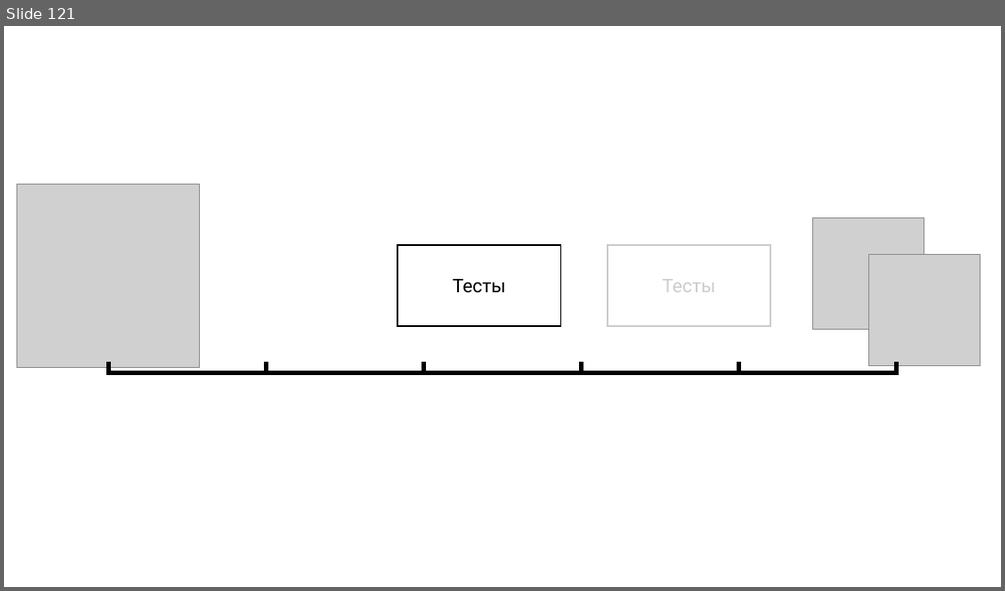
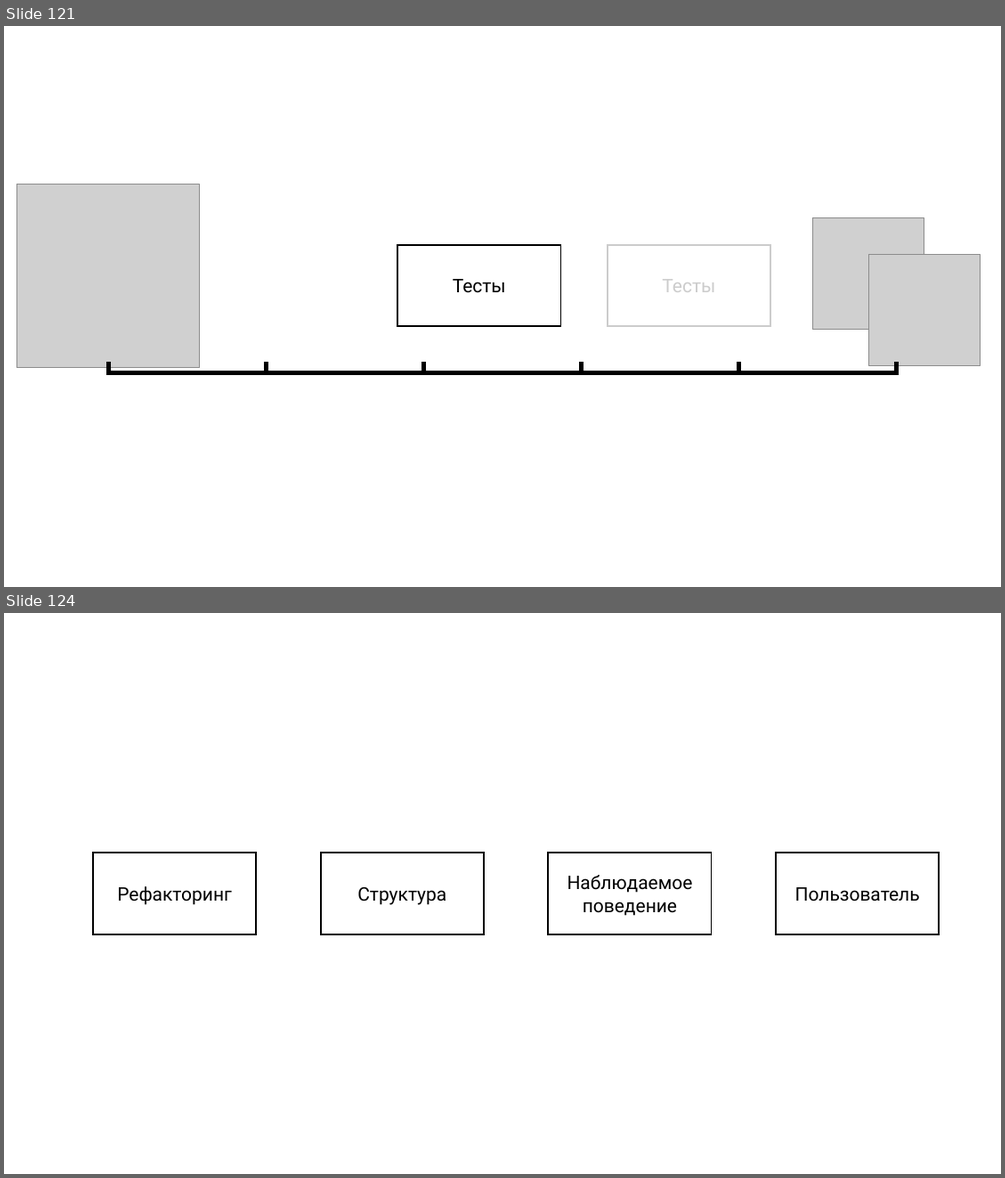
Before and after one commit to rkhaimov/brain-gym, a slide deck: Презентация.pptx. Shown one above the other, each under a label of ours: slide 121 before the commit, slides 121 and 124 after it; the slides between them are not shown. The pictures are 1005x591 and 1005x1178 pixels, drawn with LibreOffice and Linux fonts; fonts in the diff are those of the drawing; grey boxes stand for pictures. Boxes give left, top, right and bottom in pixels: in the first picture for what was removed or moved away, otherwise in the second. Text is boxed around its words. In the diff, an @@ line names an element or a change of style, - is before the commit and + after.

```diff
--- a/Презентация.pptx
+++ b/Презентация.pptx
@@ slide 124 added at box(4, 613, 1001, 1174), background #FFFFFF @@
@@ rectangle added at box(93, 852, 256, 933), fill #FFFFFF, outline #000000 1.5 pt, 18 pt, text #000000 @@
+Рефакторинг
@@ rectangle added at box(321, 852, 484, 933), fill #FFFFFF, outline #000000 1.5 pt, 18 pt, text #000000 @@
+Структура
@@ rectangle added at box(549, 852, 712, 933), fill #FFFFFF, outline #000000 1.5 pt, 18 pt, text #000000 @@
+Наблюдаемое поведение
@@ rectangle added at box(776, 852, 938, 933), fill #FFFFFF, outline #000000 1.5 pt, 18 pt, text #000000 @@
+Пользователь
```
Also in this commit, not shown: 4 other slides added, 2 other files.
